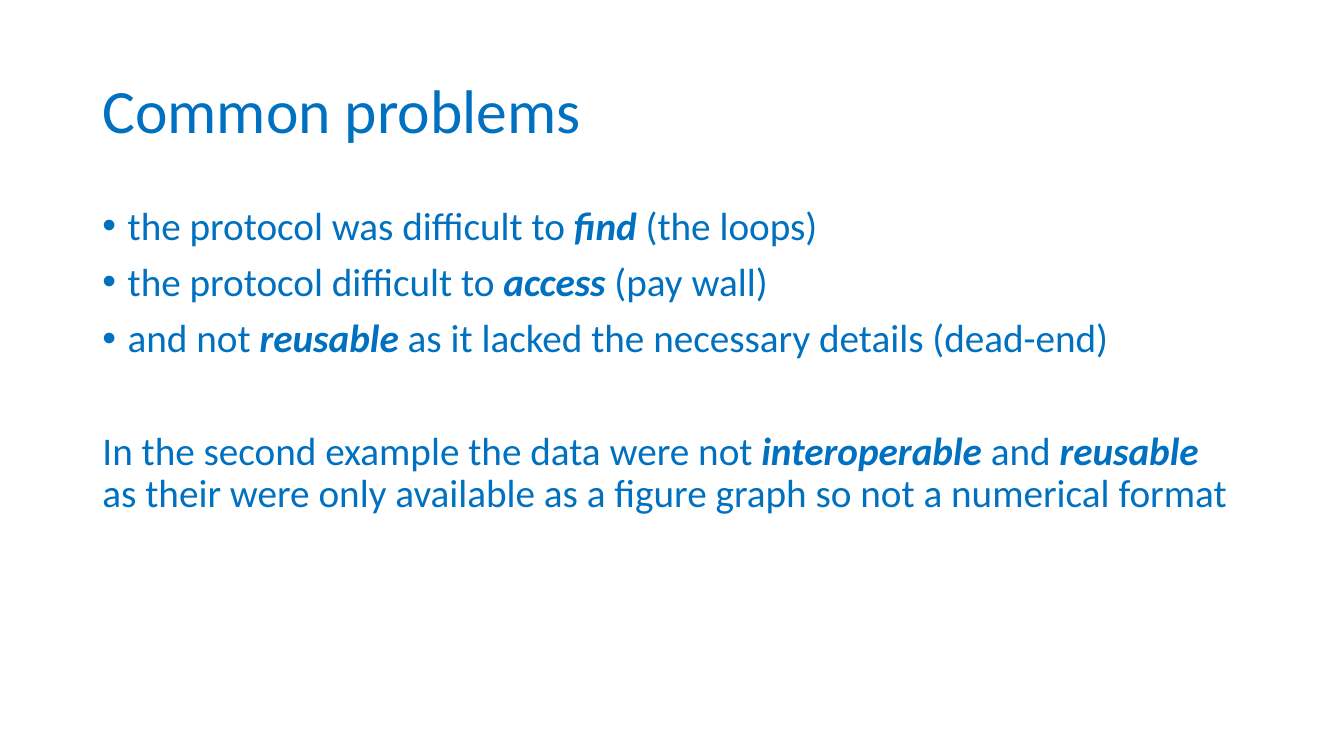
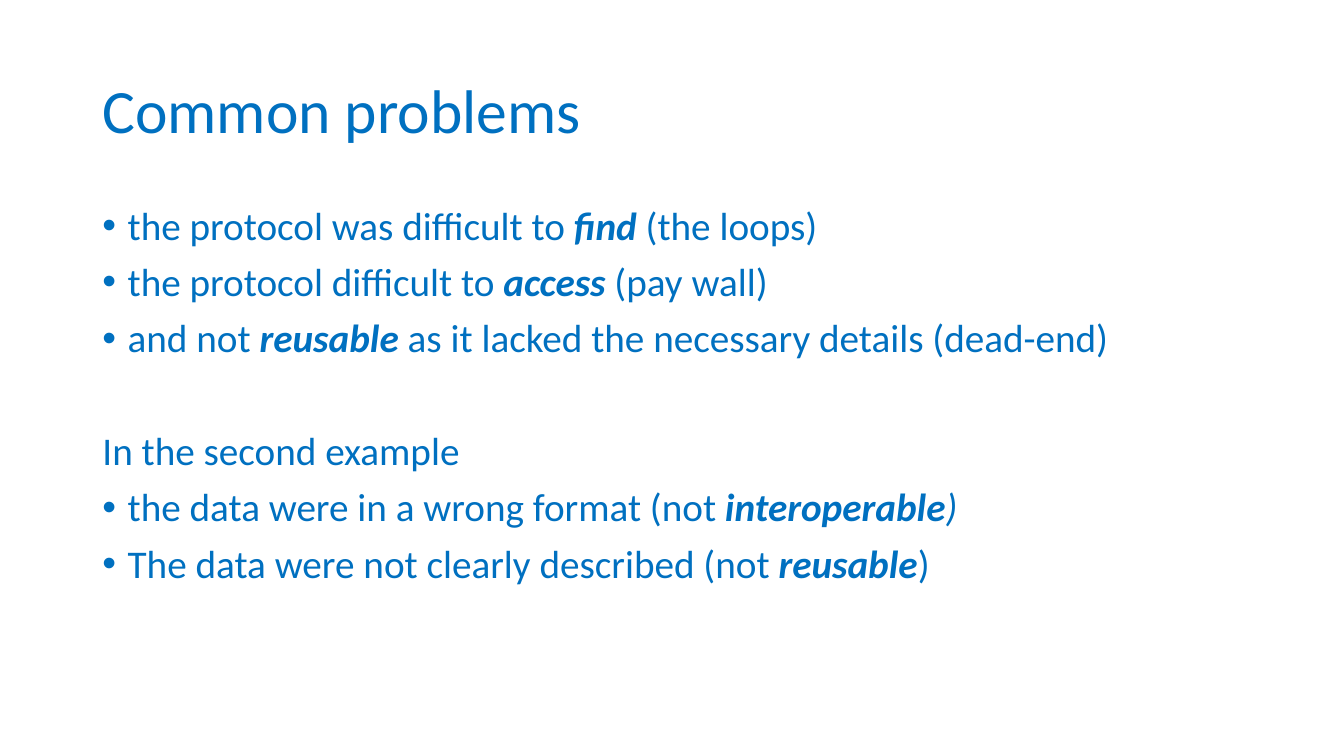
Before and after one commit to tobyhodges/solid-waddle, a slide deck: slide 7 of instructors/03_Being_FAIR_Episode_v2.0.pptx (slide 6 before the commit). Drawn at 1344x756 pixels with LibreOffice and Linux fonts; fonts in the diff are those of the drawing; background and template pictures are left out. Boxes give left, top, right and bottom in pixels: in the first picture for what was removed or moved away, otherwise in the second. Text is boxed around its words. In the diff, an @@ line names an element or a change of style, - is before the commit and + after.

```diff
--- a/instructors/03_Being_FAIR_Episode_v2.0.pptx
+++ b/instructors/03_Being_FAIR_Episode_v2.0.pptx
@@ text at (x1=102, y1=437, x2=957, y2=585): text changed @@
-In the second example the data were not interoperable and reusable as their were only available as a figure graph so not a numerical format
+In the second example
+• the data were in a wrong format (not interoperable)
+• The data were not clearly described (not reusable)
```
Also in this commit, not shown: 1 other slide changed, 1 slide added, 5 other files.
